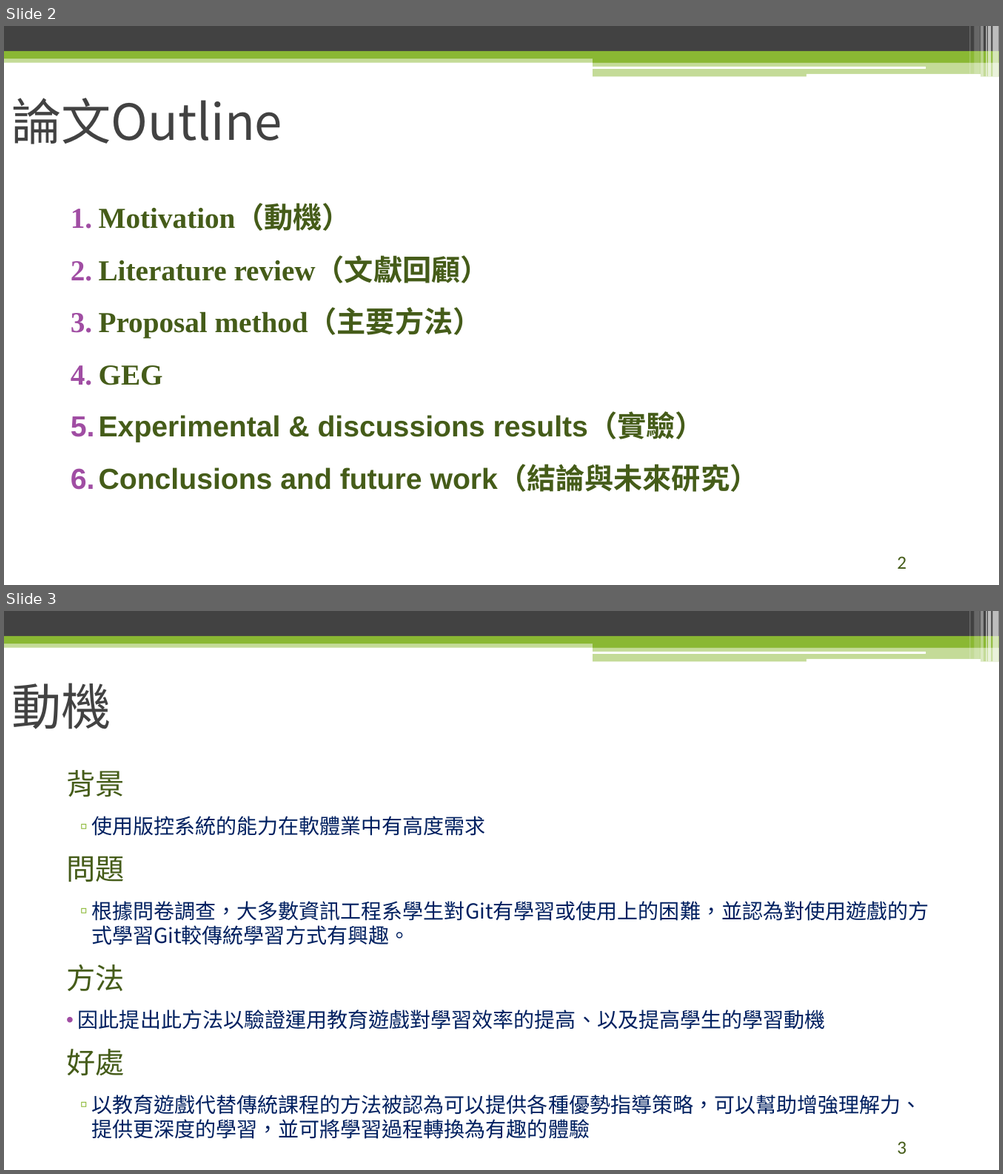
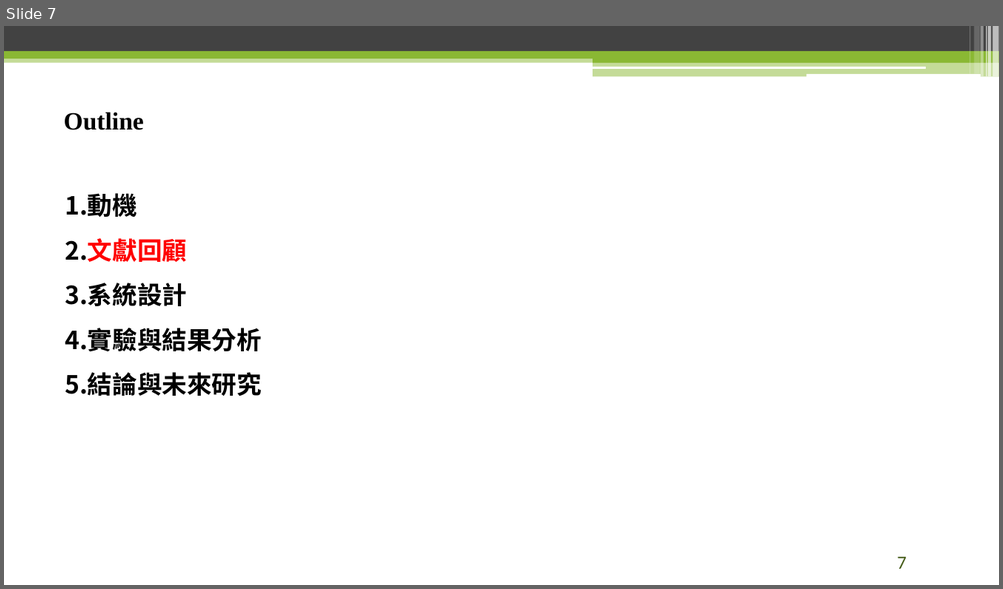
Before and after one commit to raknza/Master-Thesis, a slide deck: 論文口試.pptx. Shown one above the other, each under a label of ours: slides 2 and 3 before the commit, slide 7 after it. The pictures are 1003x1174 and 1003x589 pixels, drawn with LibreOffice and Linux fonts; fonts in the diff are those of the drawing; background and template pictures are left out. Boxes give left, top, right and bottom in pixels: in the first picture for what was removed or moved away, otherwise in the second. Text is boxed around its words. In the diff, an @@ line names an element or a change of style, - is before the commit and + after.

```diff
--- a/論文口試.pptx
+++ b/論文口試.pptx
@@ slide 3 removed at (x1=4, y1=611, x2=999, y2=1170), background #FFFFFF; not listed: 13 template elements that a slide beside it also shows @@
@@ title removed at (x1=11, y1=683, x2=111, y2=729) @@
-動機
@@ text removed at (x1=66, y1=770, x2=929, y2=1139) @@
-背景
-  ▫ 使用版控系統的能力在軟體業中有高度需求
-問題
-  ▫ 根據問卷調查，大多數資訊工程系學生對Git有學習或使用上的困難，並認為對使用遊戲的方式學習Git較傳統學習方式有興趣。
-方法
-• 因此提出此方法以驗證運用教育遊戲對學習效率的提高、以及提高學生的學習動機
-好處
-  ▫ 以教育遊戲代替傳統課程的方法被認為可以提供各種優勢指導策略，可以幫助增強理解力、提供更深度的學習，並可將學習過程轉換為有趣的體驗
@@ page number removed at (x1=896, y1=1142, x2=906, y2=1154) @@
-3
@@ what was slide 2 is now slide 7 @@
@@ slide 7 changed as well @@
@@ title at (x1=64, y1=112, x2=144, y2=130): text changed; size 48 to 24 pt; font Noto Sans CJK SC to Times New Roman; text colour #424242 to #000000; bold on @@
-論文Outline
+Outline
@@ text at (x1=65, y1=193, x2=262, y2=396): text changed; size 28 to 24 pt; font Arial to Calibri; text colour #455C19 to #000000 @@
-1. Motivation（動機）
-2. Literature review（文獻回顧）
-3. Proposal method（主要方法）
-4. GEG
-5. Experimental & discussions results（實驗）
-6. Conclusions and future work（結論與未來研究）
+1. 動機
+2. 文獻回顧
+3. 系統設計
+4. 實驗與結果分析
+5. 結論與未來研究
@@ page number at (x1=896, y1=557, x2=906, y2=569): text changed @@
-2
+7
```
Also in this commit, not shown: 1 other slide changed, 25 slides added, 11 other slides removed, 17 other files.
